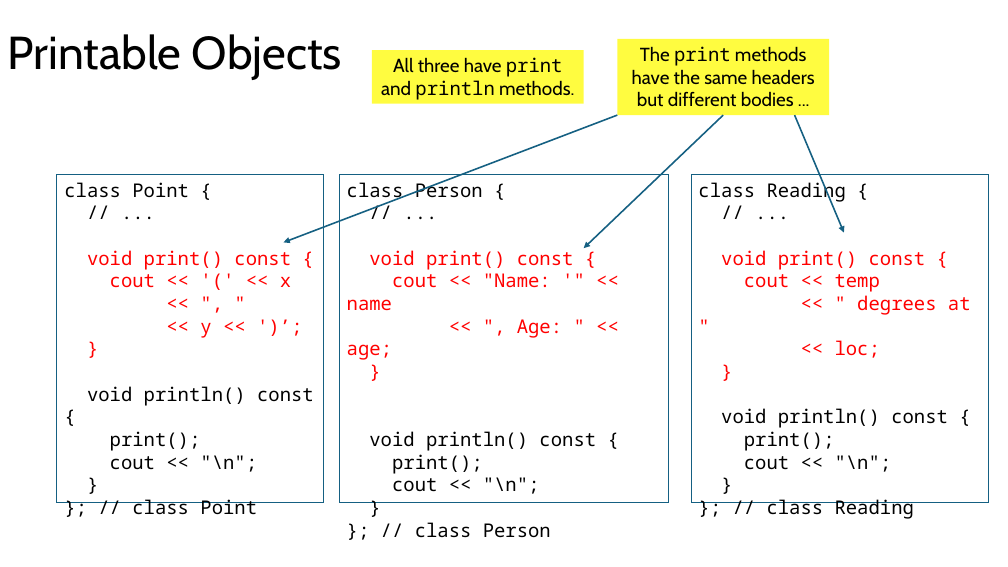
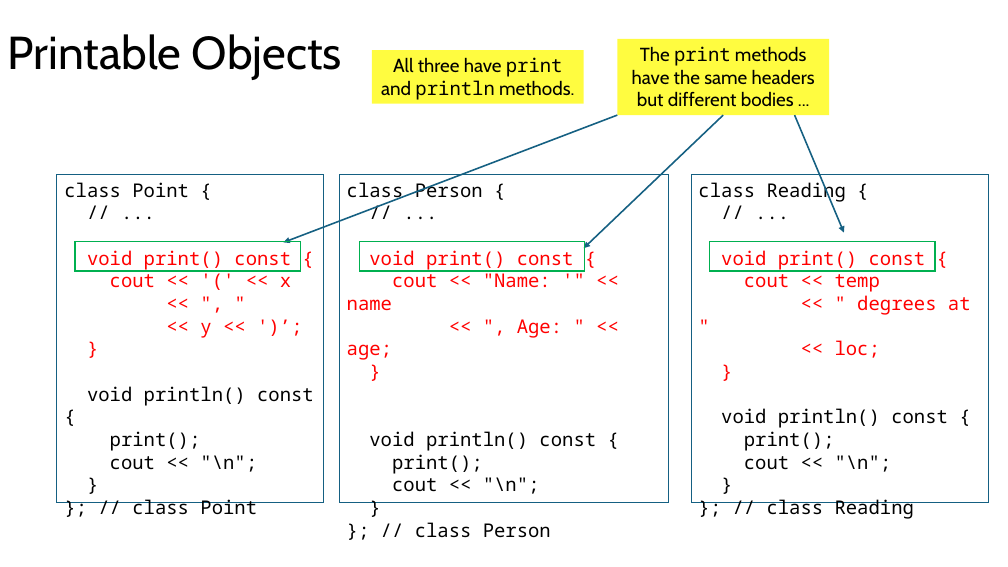
Before and after one commit to tjd1234/cmpt125spring2026, a slide deck: slide 17 of notes/week6/week6.pptx (slide 13 before the commit). Drawn at 1008x567 pixels with LibreOffice and Linux fonts; fonts in the diff are those of the drawing. Boxes give left, top, right and bottom in pixels: in the first picture for what was removed or moved away, otherwise in the second. Text is boxed around its words. In the diff, an @@ line names an element or a change of style, - is before the commit and + after.

```diff
--- a/notes/week6/week6.pptx
+++ b/notes/week6/week6.pptx
@@ rectangle added at (x1=75, y1=241, x2=300, y2=271), outline #00B050 1.5 pt @@
@@ rectangle added at (x1=359, y1=241, x2=585, y2=271), outline #00B050 1.5 pt @@
@@ rectangle added at (x1=710, y1=241, x2=935, y2=271), outline #00B050 1.5 pt @@
```
Also in this commit, not shown: 8 other slides changed, 4 slides added, 12 other files.
